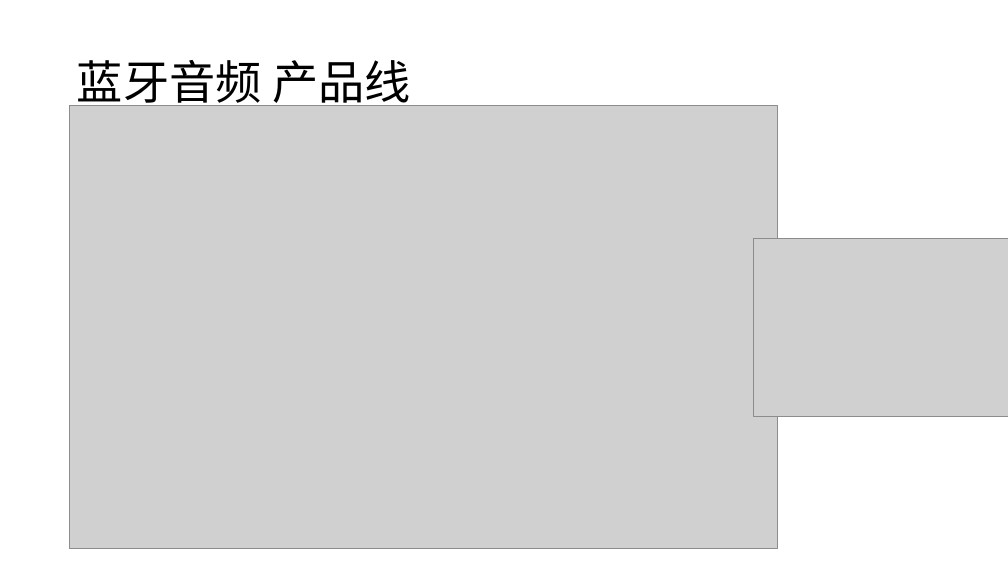
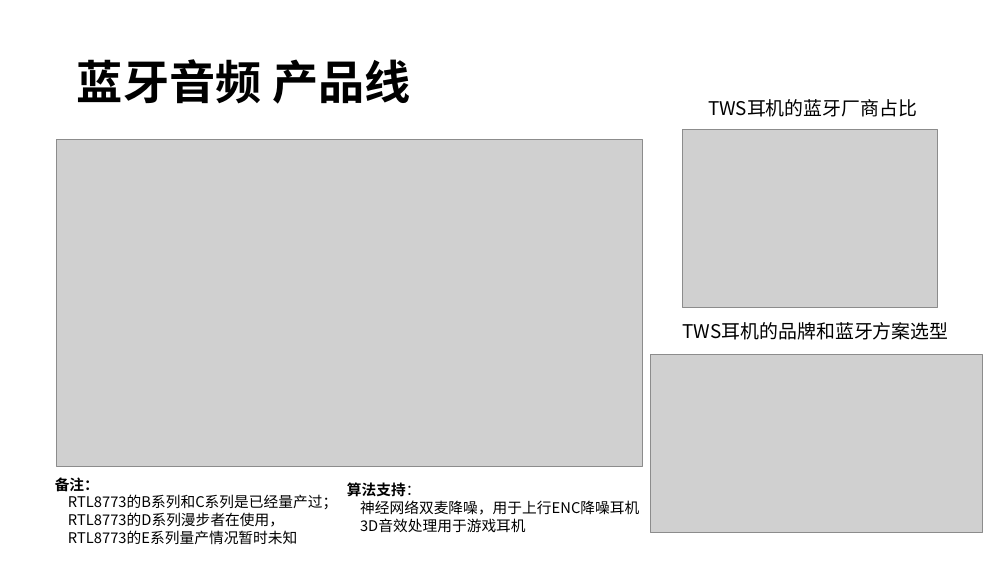
Before and after one commit to rosabai666/soundec, a slide deck: slide 9 of 2023/02产品/SNC8x/01)竞品分析/00)竞品芯片分析/品牌产品路线分析/Realtek/Realtek产品线分析2.pptx (slide 10 before the commit). Drawn at 1008x567 pixels with LibreOffice and Linux fonts; fonts in the diff are those of the drawing; grey boxes stand for pictures. Boxes give left, top, right and bottom in pixels: in the first picture for what was removed or moved away, otherwise in the second. Text is boxed around its words. In the diff, an @@ line names an element or a change of style, - is before the commit and + after.

```diff
--- a/2023/02产品/SNC8x/01)竞品分析/00)竞品芯片分析/品牌产品路线分析/Realtek/Realtek产品线分析2.pptx
+++ b/2023/02产品/SNC8x/01)竞品分析/00)竞品芯片分析/品牌产品路线分析/Realtek/Realtek产品线分析2.pptx
@@ title "蓝牙音频 产品线" at (x1=77, y1=59, x2=411, y2=104): bold on @@
@@ text added at (x1=708, y1=99, x2=917, y2=117), 18 pt, text #000000 @@
+TWS耳机的蓝牙厂商占比
@@ picture resized from (x1=70, y1=105, x2=777, y2=549) to (x1=56, y1=140, x2=642, y2=467) @@
@@ picture moved from (x1=753, y1=238, x2=1008, y2=417) to (x1=682, y1=129, x2=937, y2=308) @@
@@ text added at (x1=683, y1=322, x2=949, y2=340), 18 pt, text #000000 @@
+TWS耳机的品牌和蓝牙方案选型
@@ picture added at (x1=651, y1=355, x2=983, y2=532) @@
@@ text added at (x1=55, y1=477, x2=337, y2=544), 14 pt, text #000000 @@
+备注：
+RTL8773的B系列和C系列是已经量产过；
+RTL8773的D系列漫步者在使用，
+RTL8773的E系列量产情况暂时未知
@@ text added at (x1=347, y1=482, x2=639, y2=533), 14 pt, text #000000 @@
+算法支持：
+神经网络双麦降噪，用于上行ENC降噪耳机
+3D音效处理用于游戏耳机
```
Also in this commit, not shown: 8 other slides changed, 3 slides added, 3 slides removed, 7 other files.
